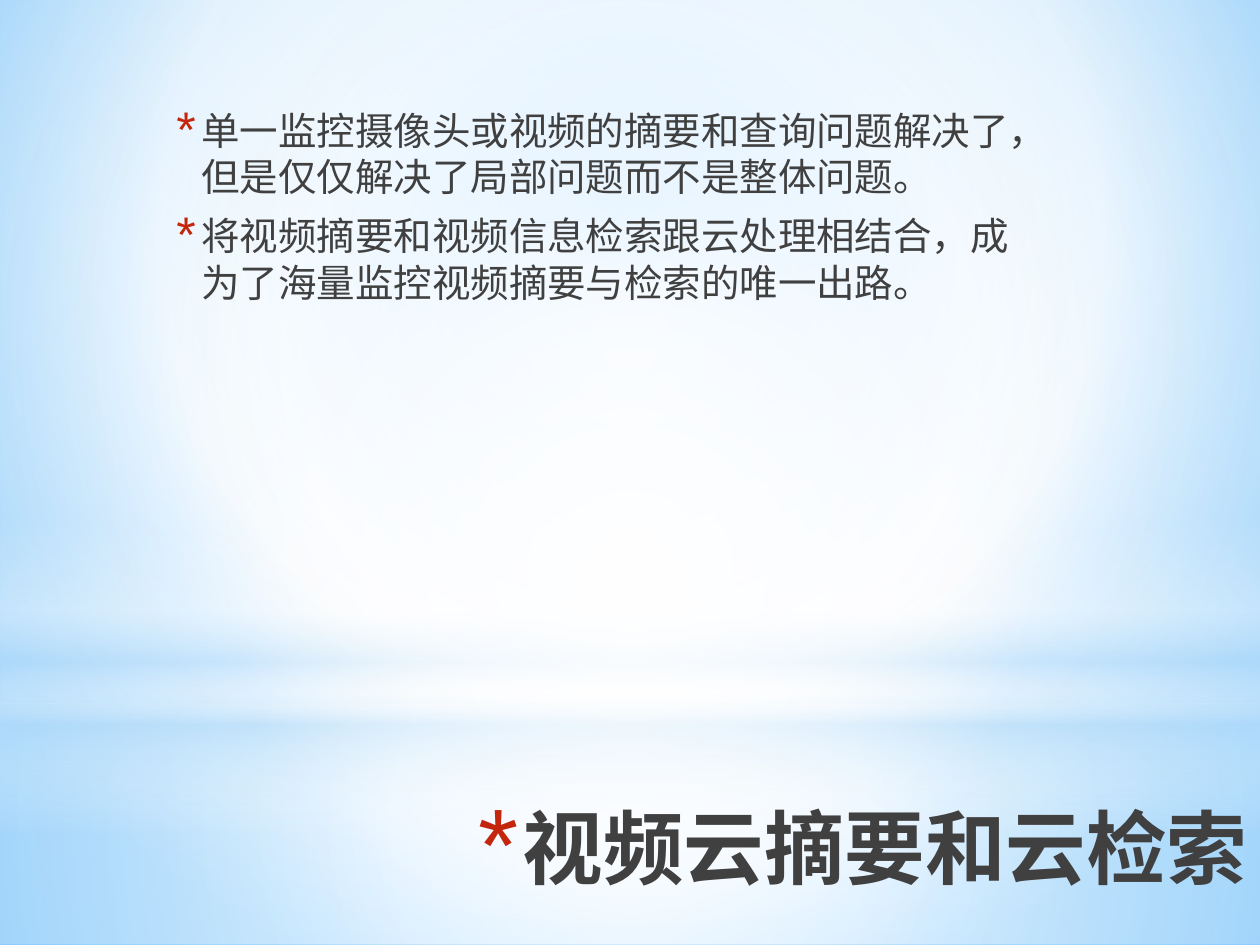
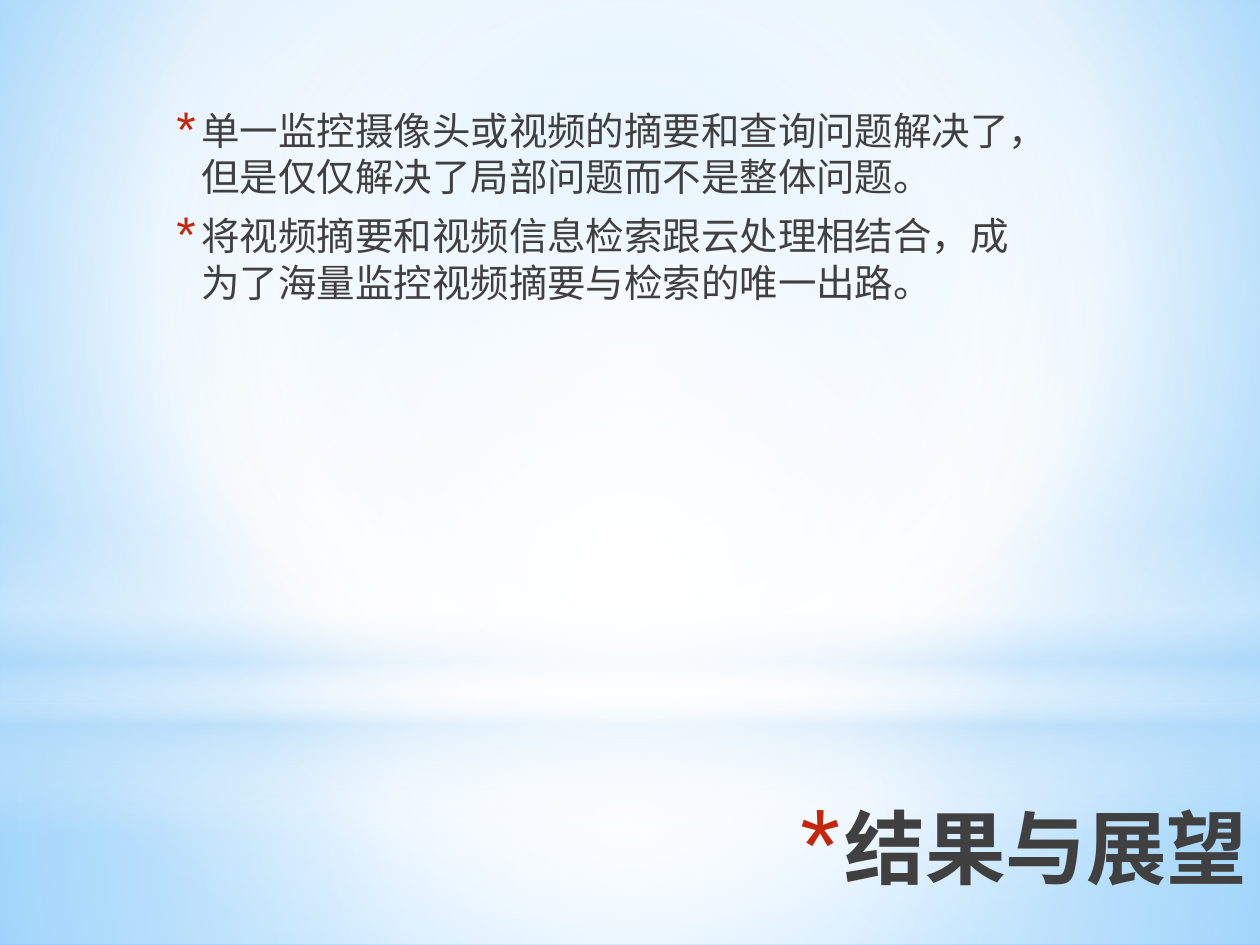
Before and after one commit to ronnyMakhuddin/motion-detect-tiqu, a slide deck: slide 25 of 研究生毕业设计/文档管理/预答辩/毕业设计预答辩.pptx (slide 21 before the commit). Drawn at 1260x945 pixels with LibreOffice and Linux fonts; fonts in the diff are those of the drawing. Boxes give left, top, right and bottom in pixels: in the first picture for what was removed or moved away, otherwise in the second. Text is boxed around its words. In the diff, an @@ line names an element or a change of style, - is before the commit and + after.

```diff
--- a/研究生毕业设计/文档管理/预答辩/毕业设计预答辩.pptx
+++ b/研究生毕业设计/文档管理/预答辩/毕业设计预答辩.pptx
@@ title at (x1=845, y1=796, x2=1247, y2=899): text changed @@
-* 视频云摘要和云检索
+* 结果与展望
```
Also in this commit, not shown: 2 other slides changed, 4 slides added, 1 slide removed, 2 other files.
